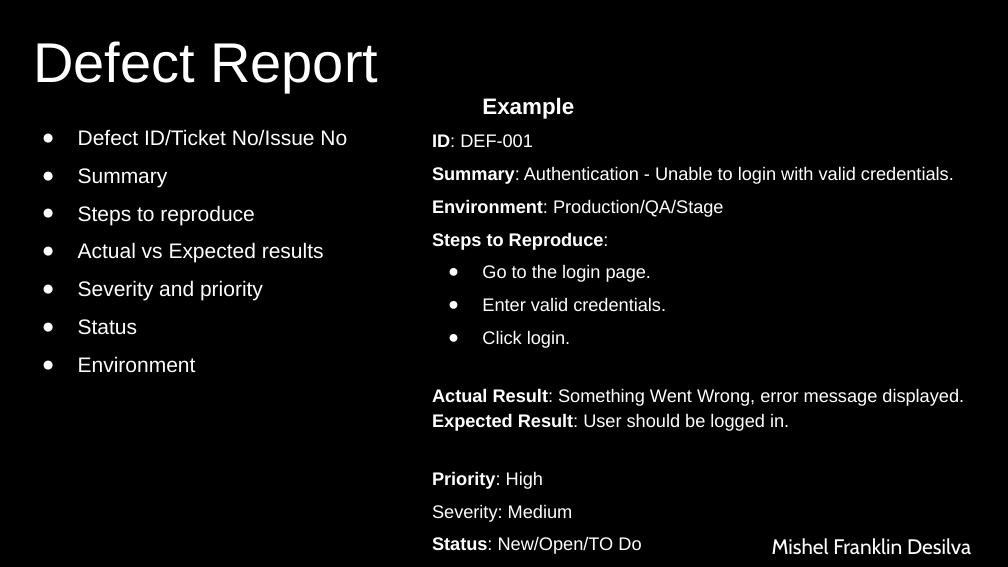
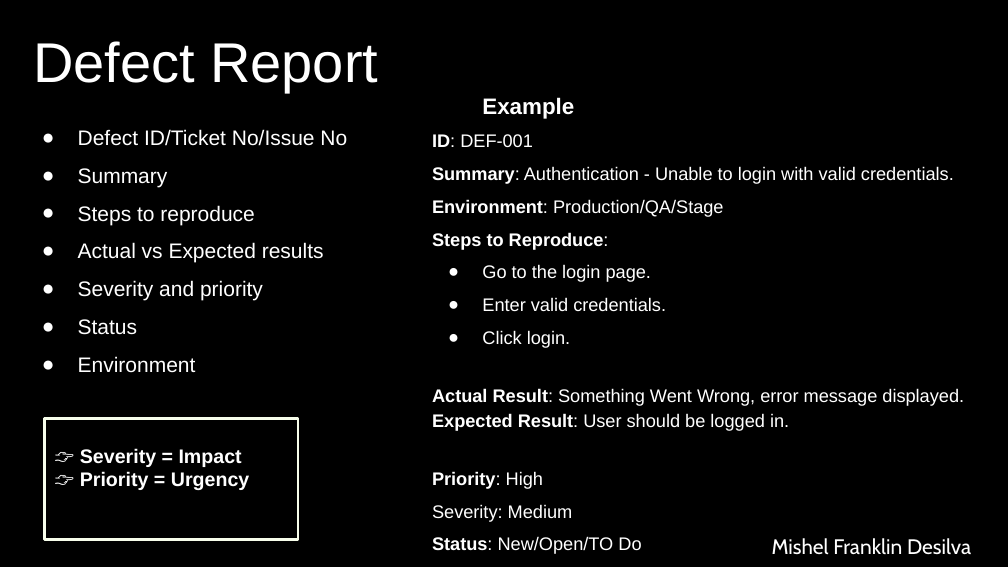
Before and after one commit to AbdullahRFA/SQA-Manual_and_Automation_Testing, a slide deck: slide 3 of Resources/Module-4/4.2 SQA_ Manual & Automated Testing - Bug Findings & Bug Analysis.pptx. Drawn at 1008x567 pixels with LibreOffice and Linux fonts; fonts in the diff are those of the drawing. Boxes give left, top, right and bottom in pixels: in the first picture for what was removed or moved away, otherwise in the second. Text is boxed around its words. In the diff, an @@ line names an element or a change of style, - is before the commit and + after.

```diff
--- a/Resources/Module-4/4.2 SQA_ Manual & Automated Testing - Bug Findings & Bug Analysis.pptx
+++ b/Resources/Module-4/4.2 SQA_ Manual & Automated Testing - Bug Findings & Bug Analysis.pptx
@@ rectangle added at (44, 418, 297, 539), fill #000000, outline #F7FEEB 2 pt, 14 pt, text #FFFFFF, bold @@
+👉 Severity = Impact
+👉 Priority = Urgency
```
Also in this commit, not shown: 1 other slide changed, 12 other files.
